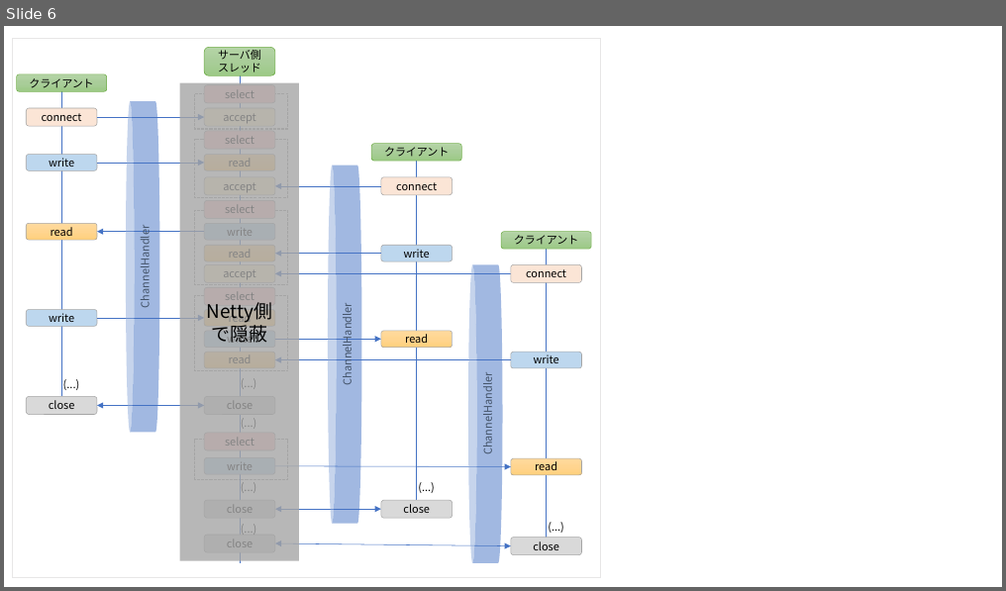
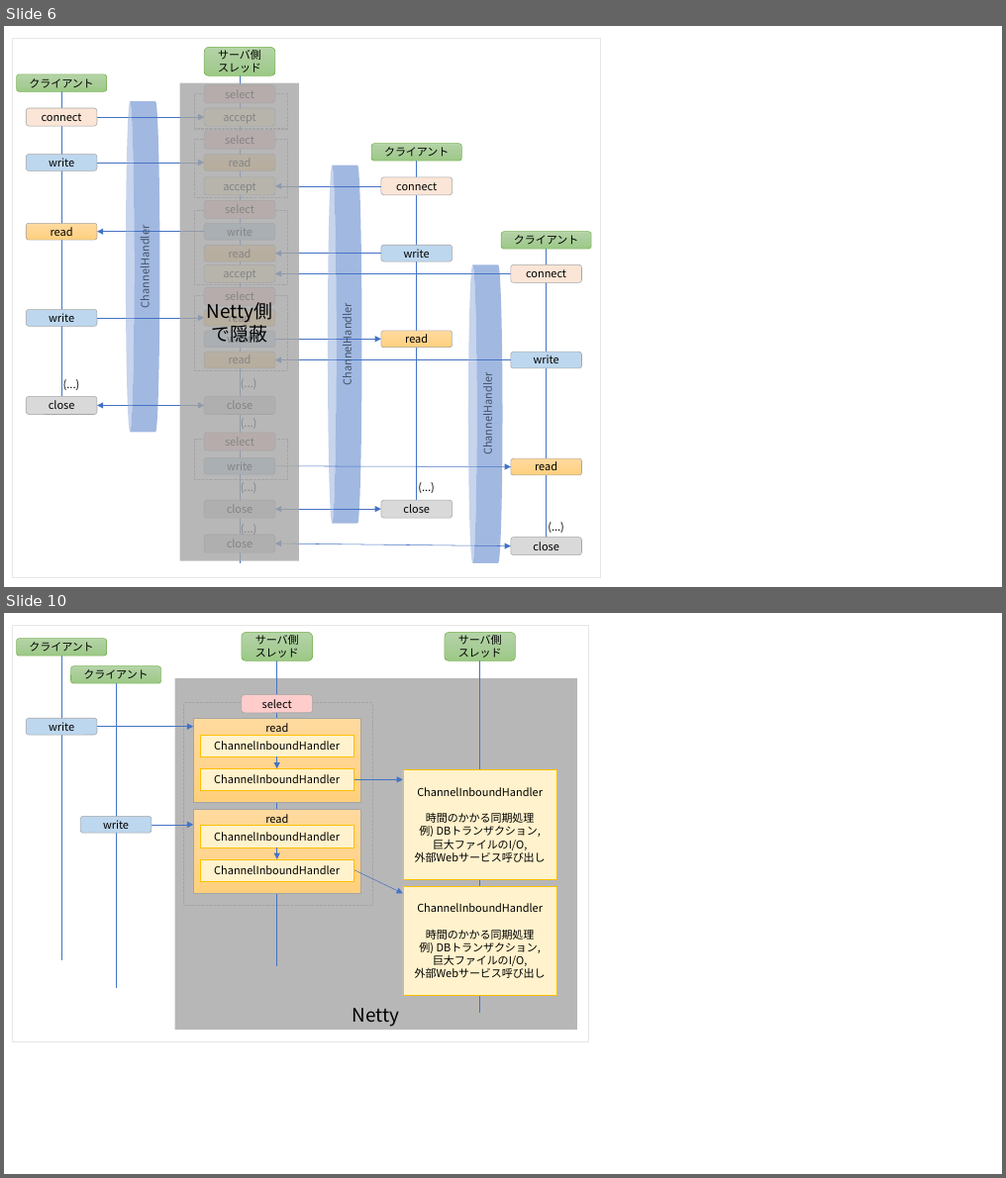
Before and after one commit to SecureSkyTechnology/study-netty4_1-201710, a slide deck: wiki-images.pptx. Shown one above the other, each under a label of ours: slide 6 before the commit, slides 6 and 10 after it; the slides between them are not shown. The pictures are 1006x591 and 1006x1178 pixels, drawn with LibreOffice and Linux fonts; fonts in the diff are those of the drawing. Boxes give left, top, right and bottom in pixels: in the first picture for what was removed or moved away, otherwise in the second. Text is boxed around its words. In the diff, an @@ line names an element or a change of style, - is before the commit and + after.

```diff
--- a/wiki-images.pptx
+++ b/wiki-images.pptx
@@ slide 10 added at (4,613,1002,1174), background #FFFFFF @@
@@ rectangle added at (12,626,589,1042), outline #E7E6E6 0.25 pt @@
@@ rounded rectangle added at (17,639,107,656), fill gradient #B5D5A7 to #AACE9A to #9CC987, outline #70AD47 0.5 pt, 10.5 pt, text #000000 @@
+クライアント
@@ rounded rectangle added at (242,633,313,661), fill gradient #B5D5A7 to #AACE9A to #9CC987, outline #70AD47 0.5 pt, 10.5 pt, text #000000 @@
+サーバ側
+スレッド
@@ line added from (277, 640) to (277, 966), #4472C4 0.5 pt @@
@@ rounded rectangle added at (445,633,515,661), fill gradient #B5D5A7 to #AACE9A to #9CC987, outline #70AD47 0.5 pt, 10.5 pt, text #000000 @@
+サーバ側
+スレッド
@@ line added from (61, 656) to (61, 961), #4472C4 0.5 pt @@
@@ rounded rectangle added at (70,666,161,683), fill gradient #B5D5A7 to #AACE9A to #9CC987, outline #70AD47 0.5 pt, 10.5 pt, text #000000 @@
+クライアント
@@ line added from (480, 661) to (480, 1013), #4472C4 0.5 pt @@
@@ line added from (116, 683) to (116, 989), #4472C4 0.5 pt @@
@@ rectangle added at (174,678,577,1030), fill #A5A5A5 at 80% opacity, 18 pt, text #000000 @@
+Netty
@@ rounded rectangle added at (242,694,313,713), fill #FFCCCC, outline #A5A5A5 0.5 pt, 10.5 pt, text #000000 @@
+select
@@ rounded rectangle added at (26,719,97,735), fill #BDD7EE, outline #A5A5A5 0.5 pt, 10.5 pt, text #000000 @@
+write
@@ arrow added from (97, 727) to (193, 727), #4472C4 0.5 pt @@
@@ rectangle added at (183,703,372,906), outline #A5A5A5 1 pt dashed @@
@@ rectangle added at (193,719,361,803), fill gradient #FFDB9E to #FFD590 to #FFD07C, outline #A5A5A5 0.5 pt, 10.5 pt, text #000000 @@
+read
@@ rectangle added at (200,735,354,757), fill #FFF2CC, outline #FFC000 0.5 pt, 10.5 pt, text #000000 @@
+ChannelInboundHandler
@@ arrow added from (277, 757) to (277, 768), #4472C4 0.5 pt @@
@@ rectangle added at (200,768,354,790), fill #FFF2CC, outline #FFC000 0.5 pt, 10.5 pt, text #000000 @@
+ChannelInboundHandler
@@ arrow added from (355, 780) to (403, 780), #4472C4 0.5 pt @@
@@ rectangle added at (403,770,557,879), fill #FFF2CC, outline #FFC000 0.5 pt, 10.5 pt, text #000000 @@
+ChannelInboundHandler
+時間のかかる同期処理
+例) DBトランザクション,
+巨大ファイルのI/O,
+外部Webサービス呼び出し
@@ rounded rectangle added at (80,817,152,833), fill #BDD7EE, outline #A5A5A5 0.5 pt, 10.5 pt, text #000000 @@
+write
@@ rectangle added at (193,809,361,894), fill gradient #FFDB9E to #FFD590 to #FFD07C, outline #A5A5A5 0.5 pt, 10.5 pt, text #000000 @@
+read
@@ arrow added from (152, 825) to (193, 825), #4472C4 0.5 pt @@
@@ rectangle added at (200,826,354,848), fill #FFF2CC, outline #FFC000 0.5 pt, 10.5 pt, text #000000 @@
+ChannelInboundHandler
@@ arrow added from (277, 848) to (277, 860), #4472C4 0.5 pt @@
@@ rectangle added at (200,860,354,881), fill #FFF2CC, outline #FFC000 0.5 pt, 10.5 pt, text #000000 @@
+ChannelInboundHandler
@@ arrow added from (355, 870) to (403, 894), #4472C4 0.5 pt @@
@@ rectangle added at (403,886,557,995), fill #FFF2CC, outline #FFC000 0.5 pt, 10.5 pt, text #000000 @@
+ChannelInboundHandler
+時間のかかる同期処理
+例) DBトランザクション,
+巨大ファイルのI/O,
+外部Webサービス呼び出し
```
Also in this commit, not shown: 3 other slides added, 4 other files.
